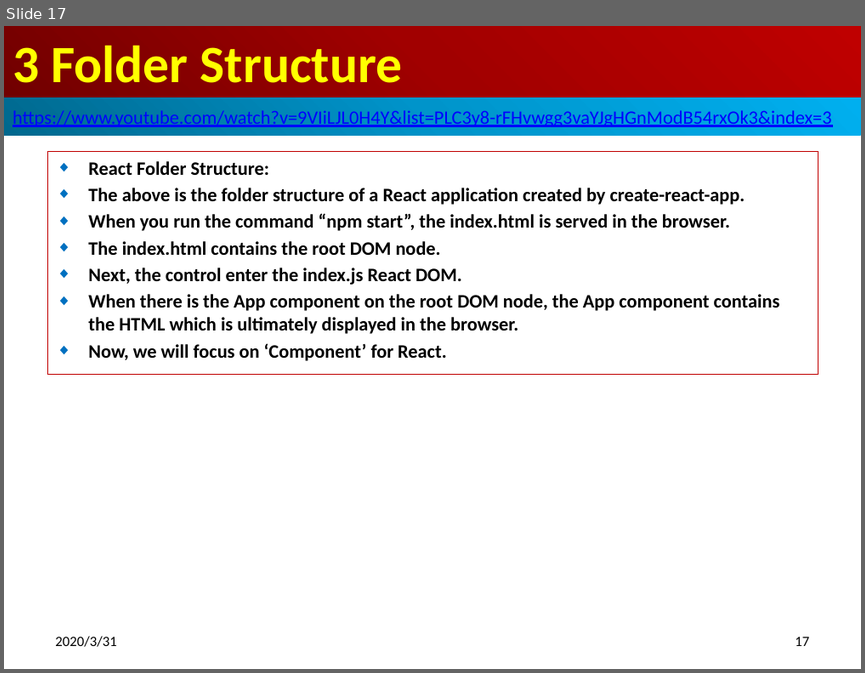
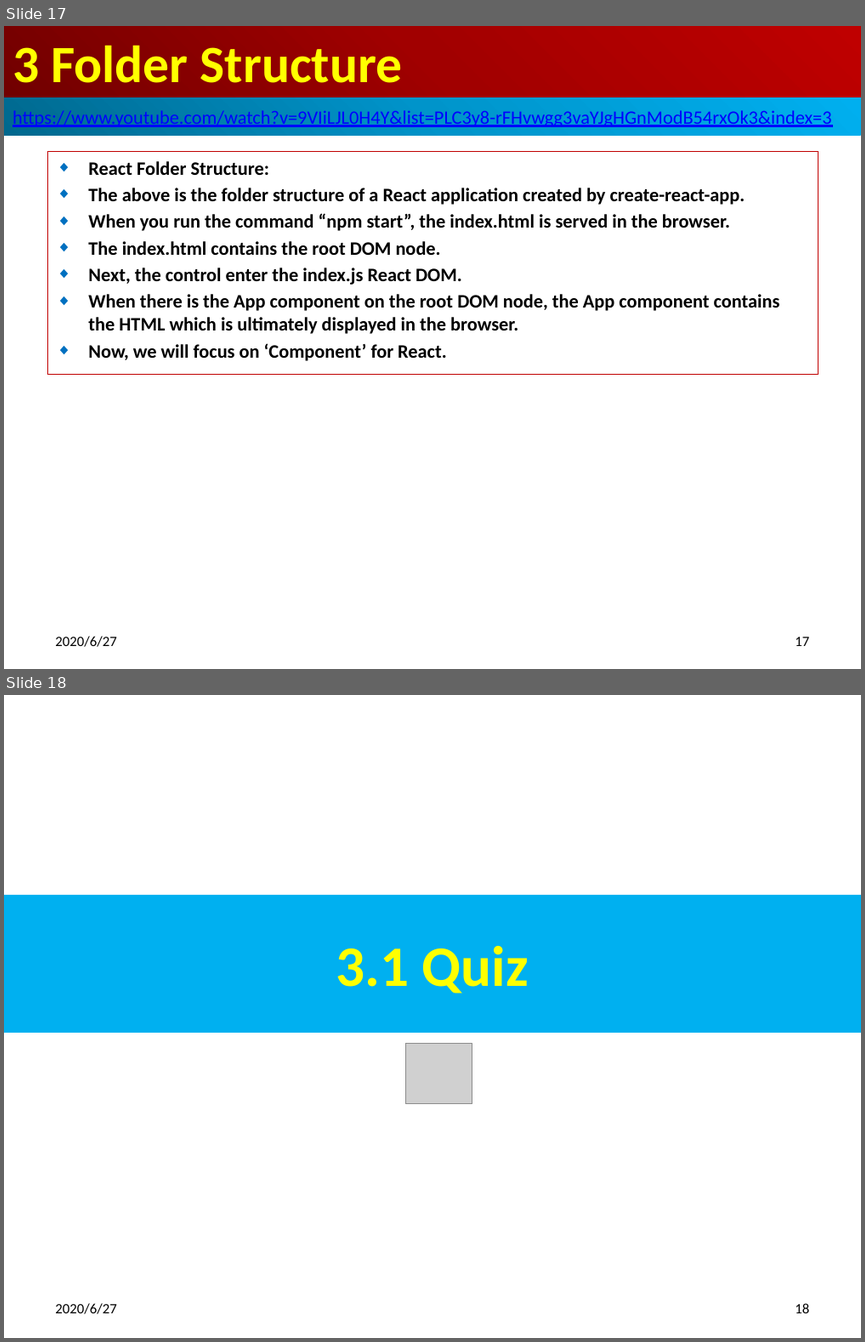
Before and after one commit to peterhchen/800-React-Hook, a slide deck: 03_FolderStruct.pptx. Shown one above the other, each under a label of ours: slide 17 before the commit, slides 17 and 18 after it. The pictures are 865x673 and 865x1342 pixels, drawn with LibreOffice and Linux fonts; fonts in the diff are those of the drawing; grey boxes stand for pictures. Boxes give left, top, right and bottom in pixels: in the first picture for what was removed or moved away, otherwise in the second. Text is boxed around its words. In the diff, an @@ line names an element or a change of style, - is before the commit and + after.

Commit message:
ch03 quiz

```diff
--- a/03_FolderStruct.pptx
+++ b/03_FolderStruct.pptx
@@ slide 18 added at (4, 695, 861, 1338), background #FFFFFF @@
@@ title added at (4, 895, 861, 1032), fill #00B0F0, 48 pt, text #FFFF00, bold @@
+3.1 Quiz
@@ picture added at (406, 1043, 472, 1103) @@
@@ text added at (55, 1303, 116, 1314), 12 pt, text #000000 @@
+2020/6/27
@@ page number added at (794, 1303, 809, 1313), 12 pt, text #000000 @@
+18
@@ slide 17 changed as well @@
@@ text at (55, 635, 116, 646): text changed @@
-2020/3/31
+2020/6/27
```
Also in this commit, not shown: 17 other slides changed, 1 other slide added.
